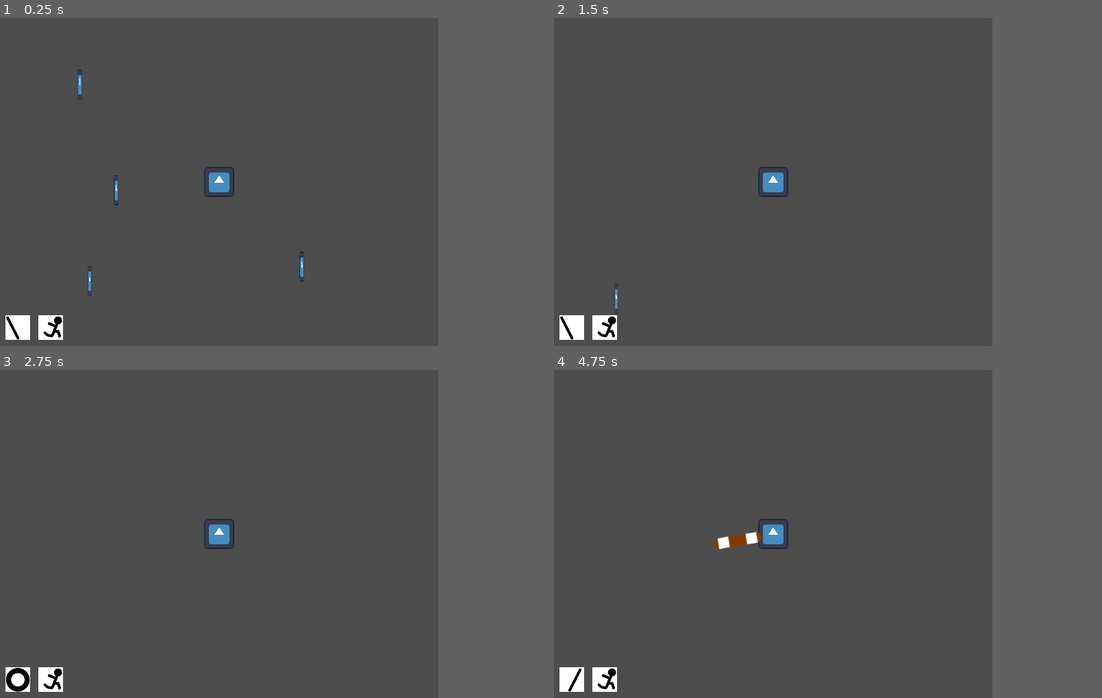
Above: before the commit, frames 1-4 (two rows, left to right).
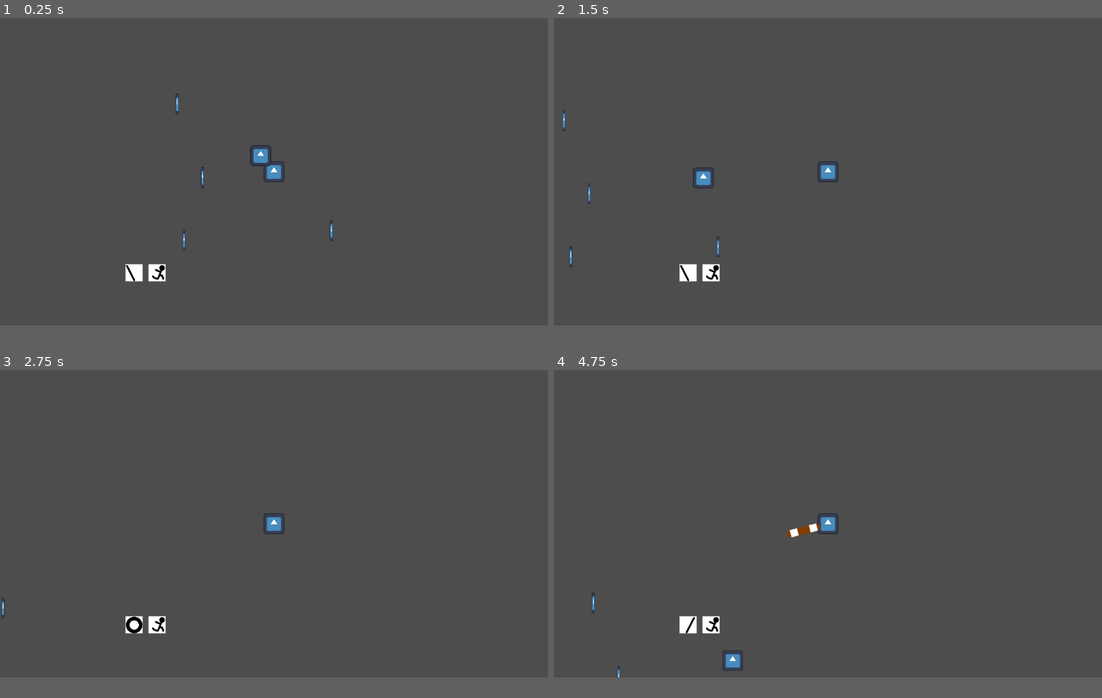
Above: after the commit, the same moments.

Repository: nonagaga/pizza-jam
Game: Godot game, scene res://Test Scenes/Entity Testing.tscn
Two runs of this game, one before a commit and one after it. Both use one fixed random seed, a clock stepped at 60 frames per second and the inputs below. This scene is started directly instead of the project's main scene. The engine's default icon, where the game draws it, is replaced by a stand-in: a white triangle on a blue panel in a dark square.
Inputs (mouse positions are in pixels of both pictures, inside the frame that each line leads up to):
- Up to frame 1 (0.25 s): no input
- Up to frame 2 (1.5 s): tap Enter at 0.5 s; move the mouse to (871, 165) at 0.52 s; press the mouse at (871, 165) at 0.53 s; hold D (Move Right) 0.53-1.28 s; right-click (871, 165) at 0.8 s; move the mouse to (685, 198) at 1.27 s; release the mouse at (685, 198) at 1.28 s; hold S (Move Down) from 1.28 s (still down); right-click (685, 198) at 1.35 s
- Up to frame 3 (2.75 s): click (131, 550) at 1.55 s; move the mouse to (263, 461) at 2.02 s; release S (Move Down) at 2.03 s; press the mouse at (263, 461) at 2.03 s; hold D (Move Right) from 2.03 s (still down); right-click (263, 461) at 2.3 s
- Up to frame 4 (4.75 s): move the mouse to (751, 599) at 2.77 s; release D (Move Right) at 2.78 s; release the mouse at (751, 599) at 2.78 s; hold W (Move Up) 2.78-3.53 s; right-click (751, 599) at 2.85 s; click (751, 599) at 3.05 s; move the mouse to (904, 583) at 3.52 s; press the mouse at (904, 583) at 3.53 s; hold A (Move Left) from 3.53 s (still down); right-click (904, 583) at 3.8 s; move the mouse to (641, 484) at 4.27 s; release the mouse at (641, 484) at 4.28 s; right-click (641, 484) at 4.35 s; click (641, 484) at 4.55 s
In our replay, the window is 640x480 before the commit and 800x450 after it. These sizes can differ from the game's own. Grey fills any space a smaller window leaves; there, only what the larger window draws over its background counts as a difference.

The runs differ from the first frame. In frame 1, 1.9% of the frame differs, in the area x 1-61%, y 15-99%; in frame 2, 1.7%; in frame 3, 1.5%; in frame 4, 2.1%, in the area x 1-52%, y 43-99%.

Commit message:
some entity following stuff

Diff:
--- /dev/null
+++ b/Entities/Godotbot.tscn
@@ -0,0 +1,30 @@
+[gd_scene format=3 uid="uid://camuf4gugq7o3"]
+
+[ext_resource type="PackedScene" uid="uid://calr528djr23" path="res://Entities/Entity.tscn" id="1_wgj20"]
+[ext_resource type="Script" uid="uid://bufnrj8520j8s" path="res://Entities/Modules/MovementModule.gd" id="2_selh3"]
+[ext_resource type="Script" uid="uid://duk7p1k5fwd7x" path="res://Entities/Modules/AbilityModule.gd" id="3_gx638"]
+[ext_resource type="Script" uid="uid://bo74fsscbnqd1" path="res://Entities/Modules/MovementAI.gd" id="3_hms4s"]
+[ext_resource type="Resource" uid="uid://hjesvj8vjia6" path="res://Abilities/Left Swing/LeftSwing.tres" id="4_hms4s"]
+[ext_resource type="Script" uid="uid://blthoc0bdrqwn" path="res://Entities/Modules/AbilityModuleAI.gd" id="7_hms4s"]
+
+[node name="Godotbot" unique_id=639906909 instance=ExtResource("1_wgj20")]
+entity_name = "Godotbot"
+
+[node name="MovementModule" type="Node" parent="." index="2" unique_id=842800881]
+script = ExtResource("2_selh3")
+walk_speed = 5.0
+metadata/_custom_type_script = "uid://bufnrj8520j8s"
+
+[node name="MovementAI" type="Node" parent="MovementModule" index="0" unique_id=470302328]
+script = ExtResource("3_hms4s")
+follow_distance = 5.0
+metadata/_custom_type_script = "uid://bo74fsscbnqd1"
+
+[node name="AbilityModule" type="Node" parent="." index="3" unique_id=322424456]
+script = ExtResource("3_gx638")
+default_primary_ability = ExtResource("4_hms4s")
+metadata/_custom_type_script = "uid://duk7p1k5fwd7x"
+
+[node name="AbilityModuleAI" type="Node" parent="AbilityModule" index="0" unique_id=759484961]
+script = ExtResource("7_hms4s")
+metadata/_custom_type_script = "uid://blthoc0bdrqwn"
--- a/Entities/Modules/AbilityModule.gd
+++ b/Entities/Modules/AbilityModule.gd
@@ -1,11 +1,10 @@
-@tool
 class_name AbilityModule extends EntityModule
 
-static var LEFT_SWING = preload("res://Abilities/Left Swing/LeftSwing.tres") as Ability
-static var DASH = preload("res://Abilities/Dash/Dash.tres") as Ability
+@export var default_primary_ability: Ability
+@export var default_secondary_ability: Ability
 
-@export var primary_ability: Ability
-@export var secondary_ability: Ability
+var primary_ability: Ability
+var secondary_ability: Ability
 
 var _slot_timer_primary = 0.0 as float
 var _combo_timer_primary = 0.0 as float
@@ -25,7 +24,10 @@
 
 
 func _ready() -> void:
+	primary_ability = default_primary_ability
+	secondary_ability = default_secondary_ability
 	swap_primary_ability(primary_ability)
+	swap_secondary_ability(secondary_ability)
 
 func _process(delta: float) -> void:
 	if _slot_timer_primary >= 0.0:
@@ -33,35 +35,31 @@
 	if _combo_timer_primary >= 0.0:
 		_combo_timer_primary -= delta
 		if _combo_timer_primary <= 0.0:
-			swap_primary_ability(LEFT_SWING)
+			swap_primary_ability(default_primary_ability)
 
 	if _slot_timer_secondary >= 0.0:
 		_slot_timer_secondary -= delta
 	if _combo_timer_secondary >= 0.0:
 		_combo_timer_secondary -= delta
 		if _combo_timer_secondary <= 0.0:
-			swap_secondary_ability(DASH)
+			swap_secondary_ability(default_secondary_ability)
 
 func swap_primary_ability(new_ability: Ability) -> void:
 	primary_ability = new_ability
+	if new_ability == null:
+		return
 	changed_primary_icon.emit(new_ability.ability_icon)
 
 func swap_secondary_ability(new_ability: Ability) -> void:
 	secondary_ability = new_ability
+	if new_ability == null:
+		return
 	changed_secondary_icon.emit(new_ability.ability_icon)
 
-func _unhandled_input(event: InputEvent) -> void:
-	if event.is_action_pressed("Primary Ability"):
-		if _slot_timer_primary > 0.0:
-			return
-		use_primary_ability()
+func use_primary_ability() -> void:
+	if primary_ability == null:
+		return
 
-	elif event.is_action_pressed("Secondary Ability"):
-		if _slot_timer_secondary > 0.0:
-			return
-		use_secondary_ability()
-
-func use_primary_ability() -> void:
 	_slot_timer_primary = primary_ability.slot_cooldown
 
 	if primary_ability.projectile != null:
@@ -69,13 +67,16 @@
 		entity.add_child(proj)
 
 	if primary_ability.combo_ability == null:
-		swap_primary_ability(LEFT_SWING)
+		swap_primary_ability(default_primary_ability)
 	else:
 		swap_primary_ability(primary_ability.combo_ability)
 		_combo_timer_primary = primary_ability.combo_timer
 
 
 func use_secondary_ability() -> void:
+	if secondary_ability == null:
+		return
+
 	_slot_timer_secondary = secondary_ability.slot_cooldown
 
 	if secondary_ability.projectile != null:
@@ -87,7 +88,7 @@
 		eff.do_effect()
 
 	if secondary_ability.combo_ability == null:
-		swap_secondary_ability(DASH)
+		swap_secondary_ability(default_secondary_ability)
 	else:
 		swap_secondary_ability(secondary_ability.combo_ability)
 		_combo_timer_secondary = secondary_ability.combo_timer
--- /dev/null
+++ b/Entities/Modules/AbilityModuleAI.gd
@@ -0,0 +1,19 @@
+## Automatically uses abilities at certain ranges and conditions
+class_name AbilityModuleAI extends AbilityModuleController
+
+@export var distance_for_abil1 = 5.0 as float
+@export var distance_for_abil2 = 10.0 as float
+
+var _player: Entity
+
+func _process(delta: float) -> void:
+	if _player == null:
+		_player = get_tree().get_first_node_in_group("Player")
+
+	var focus_meters = ability_module.entity.global_position.distance_to(
+		_player.global_position) / Physics.PIXEL_METER
+
+	if focus_meters <= distance_for_abil1 && ability_module._slot_timer_primary <= 0.0:
+		ability_module.use_primary_ability()
+	elif focus_meters <= distance_for_abil2 && ability_module._slot_timer_secondary <= 0.0:
+		ability_module.use_secondary_ability()
--- /dev/null
+++ b/Entities/Modules/AbilityModuleController.gd
@@ -0,0 +1,4 @@
+@abstract
+class_name AbilityModuleController extends Node
+
+@onready var ability_module = get_parent() as AbilityModule
--- /dev/null
+++ b/Entities/Modules/AbilityModuleIO.gd
@@ -0,0 +1,12 @@
+class_name AbilityModuleIO extends AbilityModuleController
+
+func _unhandled_input(event: InputEvent) -> void:
+	if event.is_action_pressed("Primary Ability"):
+		if ability_module._slot_timer_primary > 0.0:
+			return
+		ability_module.use_primary_ability()
+
+	elif event.is_action_pressed("Secondary Ability"):
+		if ability_module._slot_timer_secondary > 0.0:
+			return
+		ability_module.use_secondary_ability()
--- a/Entities/Modules/EntityModule.gd
+++ b/Entities/Modules/EntityModule.gd
@@ -1,10 +1,4 @@
-@abstract @tool
+@abstract
 class_name EntityModule extends Node
 
-func _get_configuration_warnings() -> PackedStringArray:
-	if get_parent() is not Entity:
-		return ["Parent should be an Entity."]
-	else:
-		return []
-
 @onready var entity = get_parent() as Entity
--- a/Entities/Modules/MovementAI.gd
+++ b/Entities/Modules/MovementAI.gd
@@ -1,2 +1,22 @@
-@tool
+
 class_name MovementAI extends MovementController
+
+@export var follow_distance = 30.0 as float
+
+var _player: Entity
+
+func _process(delta: float) -> void:
+	if _player == null:
+		_player = get_tree().get_first_node_in_group("Player")
+
+	var focus_meters = movement_module.entity.global_position.distance_to(
+		_player.global_position) / Physics.PIXEL_METER
+
+	if focus_meters > follow_distance:
+		movement_module.apply_movement_input(Vector2.ZERO)
+		return
+
+	var move_norm_vec = (_player.global_position -
+		movement_module.entity.global_position).normalized()
+
+	movement_module.apply_movement_input(move_norm_vec)
--- a/Entities/Modules/MovementController.gd
+++ b/Entities/Modules/MovementController.gd
@@ -1,11 +1,4 @@
-@abstract @tool
+@abstract
 class_name MovementController extends Node
 
-func _get_configuration_warnings() -> PackedStringArray:
-	if get_parent() is not MovementModule:
-		return ["Parent must be an EntityMovement node."]
-	else:
-		return []
-
-
-@onready var entity_movement = get_parent() as MovementModule
+@onready var movement_module = get_parent() as MovementModule
--- a/Entities/Modules/MovementInput.gd
+++ b/Entities/Modules/MovementIO.gd
@@ -1,8 +1,8 @@
 @tool
-class_name MovementInput extends MovementController
+class_name MovementIO extends MovementController
 
 
 func _unhandled_key_input(event: InputEvent) -> void:
 	var move_norm_vec = Input.get_vector(
 		"Move Left", "Move Right", "Move Up", "Move Down")
-	entity_movement.apply_movement_input(move_norm_vec)
+	movement_module.apply_movement_input(move_norm_vec)
--- a/Entities/Modules/MovementModule.gd
+++ b/Entities/Modules/MovementModule.gd
@@ -1,20 +1,8 @@
-@tool
 class_name MovementModule extends EntityModule
 
 @export var walk_speed = 8.0 as float
 
-func _get_configuration_warnings() -> PackedStringArray:
-	var has_module = false
-	for child in get_children():
-		if child is MovementController:
-			has_module = true
-			break
-	if not has_module:
-		return ["Must have a MovementAI or MovementInput module."]
-	else:
-		return []
-
 func apply_movement_input(move_vec: Vector2) -> void:
-	if entity.is_forced_moved:
+	if entity.is_force_moved:
 		return
 	entity.velocity = move_vec * walk_speed * Physics.PIXEL_METER
--- a/Entities/Player.tscn
+++ b/Entities/Player.tscn
@@ -2,28 +2,34 @@
 
 [ext_resource type="PackedScene" uid="uid://calr528djr23" path="res://Entities/Entity.tscn" id="1_41wu2"]
 [ext_resource type="Script" uid="uid://bufnrj8520j8s" path="res://Entities/Modules/MovementModule.gd" id="2_0gd87"]
-[ext_resource type="Script" uid="uid://b30auqqb707te" path="res://Entities/Modules/MovementInput.gd" id="3_c7jvw"]
+[ext_resource type="Script" uid="uid://b30auqqb707te" path="res://Entities/Modules/MovementIO.gd" id="3_c7jvw"]
 [ext_resource type="Script" uid="uid://duk7p1k5fwd7x" path="res://Entities/Modules/AbilityModule.gd" id="4_c7jvw"]
 [ext_resource type="Resource" uid="uid://hjesvj8vjia6" path="res://Abilities/Left Swing/LeftSwing.tres" id="5_2a4id"]
 [ext_resource type="Texture2D" uid="uid://b80m5nfmsq45u" path="res://Abilities/Left Swing/left swing.png" id="6_drum4"]
 [ext_resource type="Resource" uid="uid://dx1dayt7webm7" path="res://Abilities/Dash/Dash.tres" id="6_io258"]
+[ext_resource type="Script" uid="uid://1adqfnkapsco" path="res://Entities/Modules/AbilityModuleIO.gd" id="7_nn0oq"]
+[ext_resource type="Texture2D" uid="uid://cabph165cr3in" path="res://Abilities/Dash/dash.png" id="8_w6hej"]
 
-[node name="Player" unique_id=639906909 instance=ExtResource("1_41wu2")]
+[node name="Player" unique_id=639906909 groups=["Player"] instance=ExtResource("1_41wu2")]
 entity_name = "Player"
 
 [node name="MovementModule" type="Node" parent="." index="2" unique_id=1701972523]
 script = ExtResource("2_0gd87")
 metadata/_custom_type_script = "uid://bufnrj8520j8s"
 
-[node name="MovementInput" type="Node" parent="MovementModule" index="0" unique_id=997466126]
+[node name="MovementIO" type="Node" parent="MovementModule" index="0" unique_id=997466126]
 script = ExtResource("3_c7jvw")
 metadata/_custom_type_script = "uid://b30auqqb707te"
 
 [node name="AbilityModule" type="Node" parent="." index="3" unique_id=1674121974]
 script = ExtResource("4_c7jvw")
-primary_ability = ExtResource("5_2a4id")
-secondary_ability = ExtResource("6_io258")
+default_primary_ability = ExtResource("5_2a4id")
+default_secondary_ability = ExtResource("6_io258")
 metadata/_custom_type_script = "uid://duk7p1k5fwd7x"
+
+[node name="AbilityModuleIO" type="Node" parent="AbilityModule" index="0" unique_id=699341851]
+script = ExtResource("7_nn0oq")
+metadata/_custom_type_script = "uid://1adqfnkapsco"
 
 [node name="Camera2D" type="Camera2D" parent="." index="4" unique_id=975768696]
 zoom = Vector2(0.34, 0.34)
@@ -62,6 +68,7 @@
 anchor_bottom = 1.0
 grow_horizontal = 2
 grow_vertical = 2
+texture = ExtResource("8_w6hej")
 
 [connection signal="changed_primary_icon" from="AbilityModule" to="TestUI/ColorRect/Abil1" method="set_texture"]
 [connection signal="changed_secondary_icon" from="AbilityModule" to="TestUI/ColorRect2/Abil2" method="set_texture"]
--- a/Entities/entity.gd
+++ b/Entities/entity.gd
@@ -4,7 +4,7 @@
 
 ## This is true when the entity is being forced to move somehow.
 ## After the forced movement ends (push, pull, dash, etc.), this becomes false.
-var is_forced_moved = false as bool
+var is_force_moved = false as bool
 
 func _physics_process(delta: float) -> void:
 	move_and_slide()
@@ -17,10 +17,10 @@
 
 func codex_dash(direction: Vector2, dash_mult: float,
 		dash_duration: float):
-	if is_forced_moved or direction == Vector2.ZERO:
+	if is_force_moved or direction == Vector2.ZERO:
 		return
 
-	is_forced_moved = true
+	is_force_moved = true
 
 	var normal_speed = get_movement_module().walk_speed * Physics.PIXEL_METER
 	var dash_speed = normal_speed * dash_mult
@@ -39,4 +39,4 @@
 	).set_trans(Tween.TRANS_CUBIC).set_ease(Tween.EASE_OUT)
 
 	await tween.finished
-	is_forced_moved = false
+	is_force_moved = false
--- a/Test Scenes/Entity Testing.tscn
+++ b/Test Scenes/Entity Testing.tscn
@@ -2,6 +2,7 @@
 
 [ext_resource type="PackedScene" uid="uid://cr5py23pbo0th" path="res://Entities/Player.tscn" id="1_gfd0l"]
 [ext_resource type="Texture2D" uid="uid://0v0jwdc1tpa3" path="res://icon.svg" id="2_vl2lw"]
+[ext_resource type="PackedScene" uid="uid://camuf4gugq7o3" path="res://Entities/Godotbot.tscn" id="3_wliak"]
 
 [node name="EntityTesting" type="Node2D" unique_id=1040795723]
 
@@ -27,3 +28,5 @@
 position = Vector2(511, 556)
 scale = Vector2(0.1484375, 1)
 texture = ExtResource("2_vl2lw")
+
+[node name="Godotbot" parent="." unique_id=2121663690 instance=ExtResource("3_wliak")]
--- a/project.godot
+++ b/project.godot
@@ -22,8 +22,6 @@
 
 [display]
 
-window/size/viewport_width=640
-window/size/viewport_height=480
 window/stretch/mode="canvas_items"
 window/stretch/scale_mode="integer"
 
@@ -32,6 +30,10 @@
 folder_colors={
 "res://Globals/": "purple"
 }
+
+[global_group]
+
+Player=""
 
 [input]
 
Not shown, added: Entities/Modules/AbilityModuleAI.gd.uid
Not shown, added: Entities/Modules/AbilityModuleController.gd.uid
Not shown, added: Entities/Modules/AbilityModuleIO.gd.uid
Renamed: Entities/Modules/MovementInput.gd.uid -> Entities/Modules/MovementIO.gd.uid
